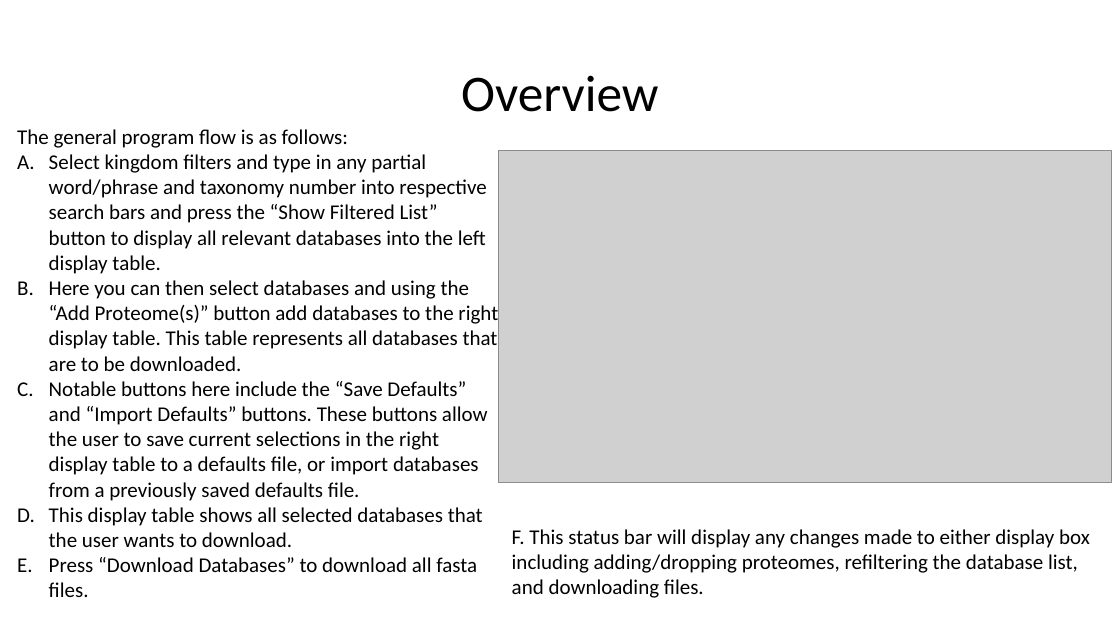
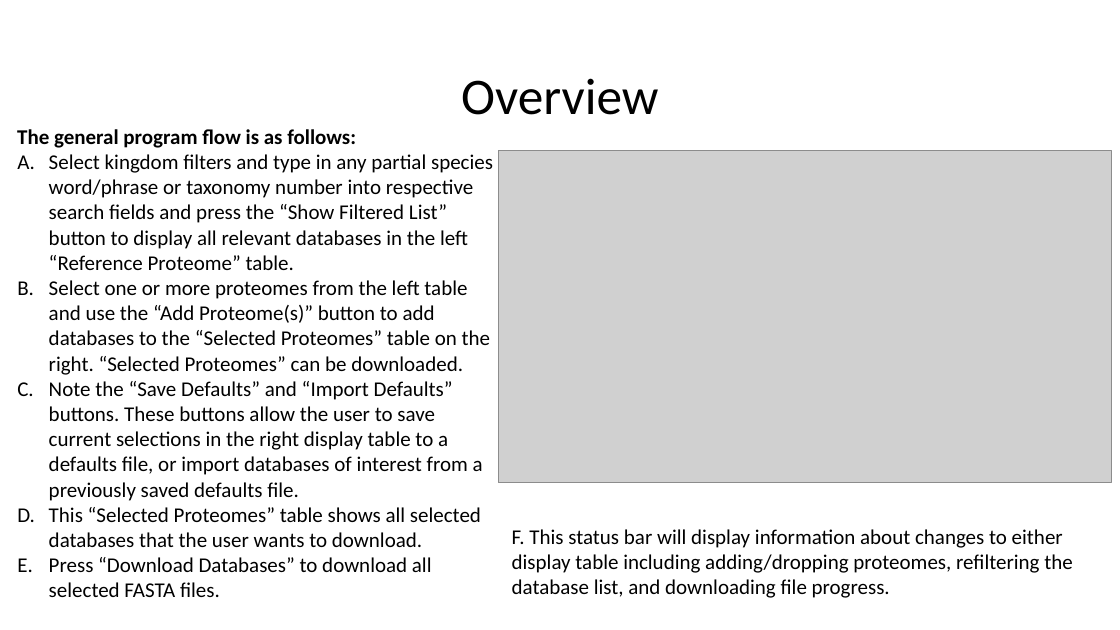
Before and after one commit to lily-liang12/Reference_Proteome_Manager, a slide deck: slide 7 of User Guide.pptx (slide 2 before the commit). Drawn at 1120x630 pixels with LibreOffice and Linux fonts; fonts in the diff are those of the drawing; grey boxes stand for pictures. Boxes give left, top, right and bottom in pixels: in the first picture for what was removed or moved away, otherwise in the second. Text is boxed around its words. In the diff, an @@ line names an element or a change of style, - is before the commit and + after.

Commit message:
Added additional database options

```diff
--- a/User Guide.pptx
+++ b/User Guide.pptx
@@ text "Overview" at [461, 78, 658, 115]: line spacing 0.9 to 1 @@
@@ text at [17, 129, 356, 148]: bold on in "The general program flow is as follows:" @@
@@ text at [49, 154, 493, 597]: text changed @@
-A. Select kingdom filters and type in any partial word/phrase and taxonomy number into respective search bars and press the “Show Filtered List” button to display all relevant databases into the left display table.
-B. Here you can then select databases and using the “Add Proteome(s)” button add databases to the right display table. This table represents all databases that are to be downloaded.
-C. Notable buttons here include the “Save Defaults” and “Import Defaults” buttons. These buttons allow the user to save current selections in the right display table to a defaults file, or import databases from a previously saved defaults file.
-D. This display table shows all selected databases that the user wants to download.
-E. Press “Download Databases” to download all fasta files.
+A. Select kingdom filters and type in any partial species word/phrase or taxonomy number into respective search fields and press the “Show Filtered List” button to display all relevant databases in the left “Reference Proteome” table.
+B. Select one or more proteomes from the left table and use the “Add Proteome(s)” button to add databases to the “Selected Proteomes” table on the right. “Selected Proteomes” can be downloaded.
+C. Note the “Save Defaults” and “Import Defaults” buttons. These buttons allow the user to save current selections in the right display table to a defaults file, or import databases of interest from a previously saved defaults file.
+D. This “Selected Proteomes” table shows all selected databases that the user wants to download.
+E. Press “Download Databases” to download all selected FASTA files.
@@ text at [512, 529, 1072, 598]: text changed @@
-F. This status bar will display any changes made to either display box including adding/dropping proteomes, refiltering the database list, and downloading files.
+F. This status bar will display information about changes to either display table including adding/dropping proteomes, refiltering the database list, and downloading file progress.
```
Also in this commit, not shown: 7 other slides changed, 5 slides added, 2 other files.
